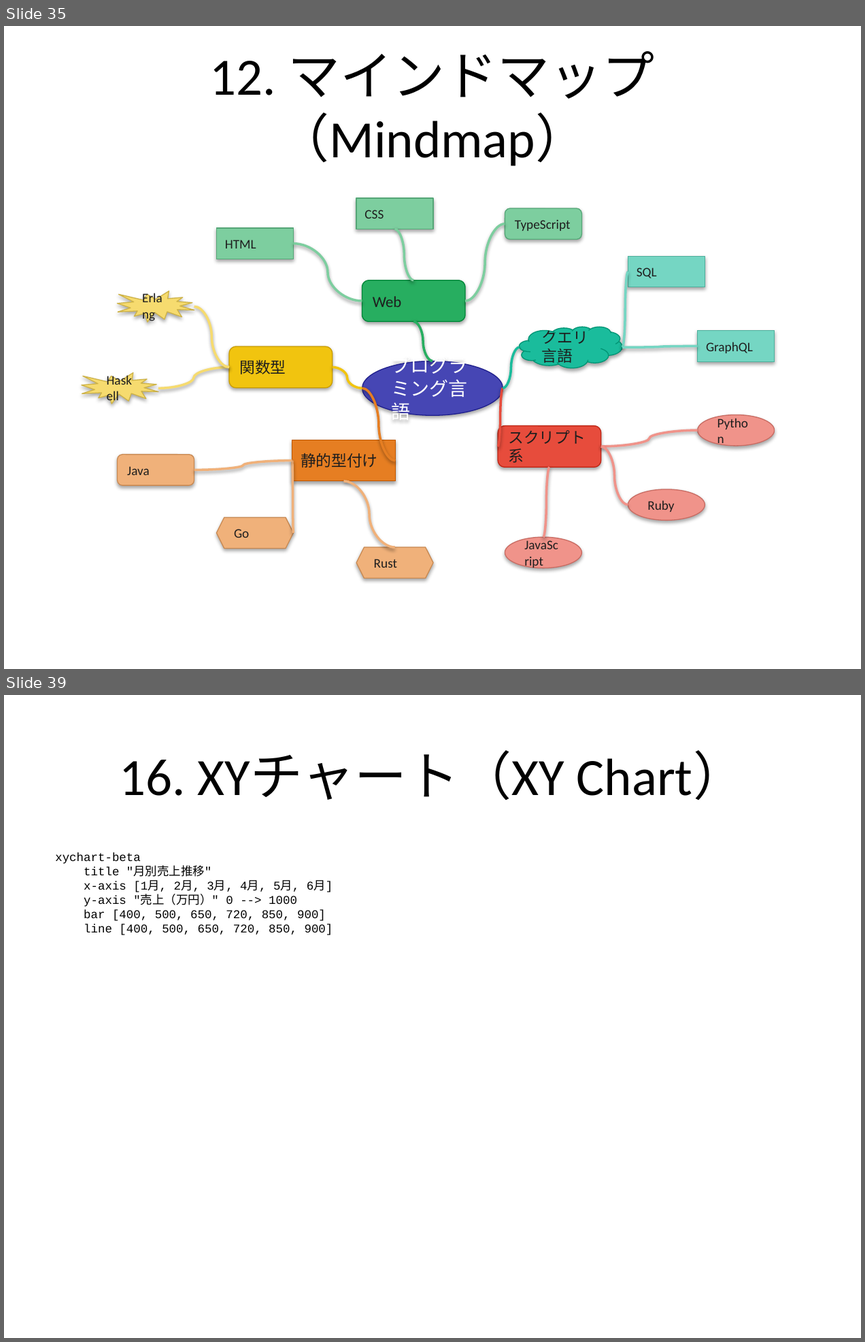
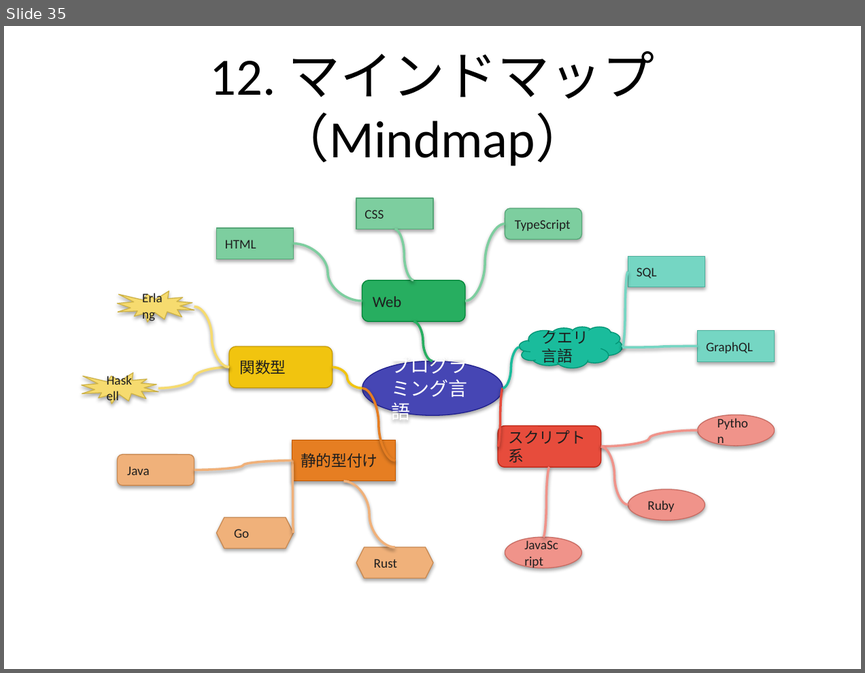
Before and after one commit to notfolder/qmd_to_pptx, a slide deck: demo_full.pptx. Shown one above the other, each under a label of ours: slides 35 and 39 before the commit, slide 35 after it; the slides between them are not shown. The pictures are 865x1342 and 865x673 pixels, drawn with LibreOffice and Linux fonts; fonts in the diff are those of the drawing. Boxes give left, top, right and bottom in pixels: in the first picture for what was removed or moved away, otherwise in the second. Text is boxed around its words. In the diff, an @@ line names an element or a change of style, - is before the commit and + after.

```diff
--- a/demo_full.pptx
+++ b/demo_full.pptx
@@ slide 39 removed at <box>4,695,861,1338</box>, background #FFFFFF @@
@@ title removed at <box>120,751,745,800</box> @@
-16. XYチャート（XY Chart）
@@ text removed at <box>55,853,333,935</box> @@
-xychart-beta
-title "月別売上推移"
-x-axis [1月, 2月, 3月, 4月, 5月, 6月]
-y-axis "売上（万円）" 0 --> 1000
-bar [400, 500, 650, 720, 850, 900]
-line [400, 500, 650, 720, 850, 900]
```
Also in this commit, not shown: 2 slides changed, 6 slides added, 8 other slides removed, 7 other files.
